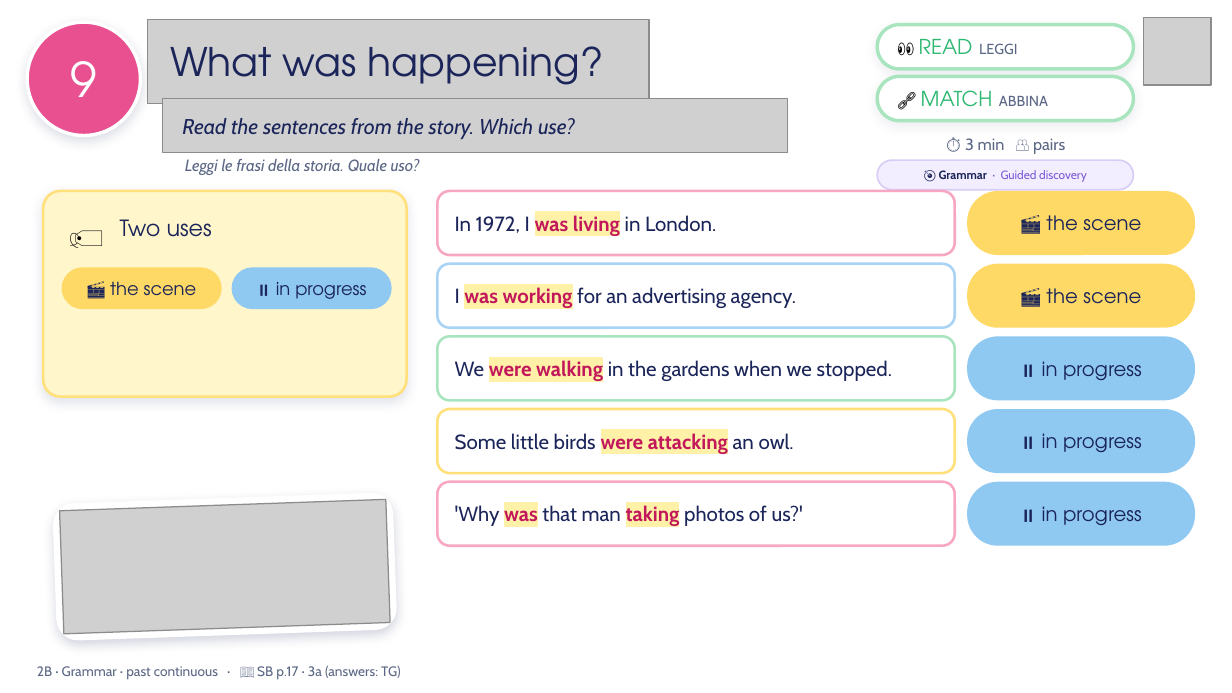
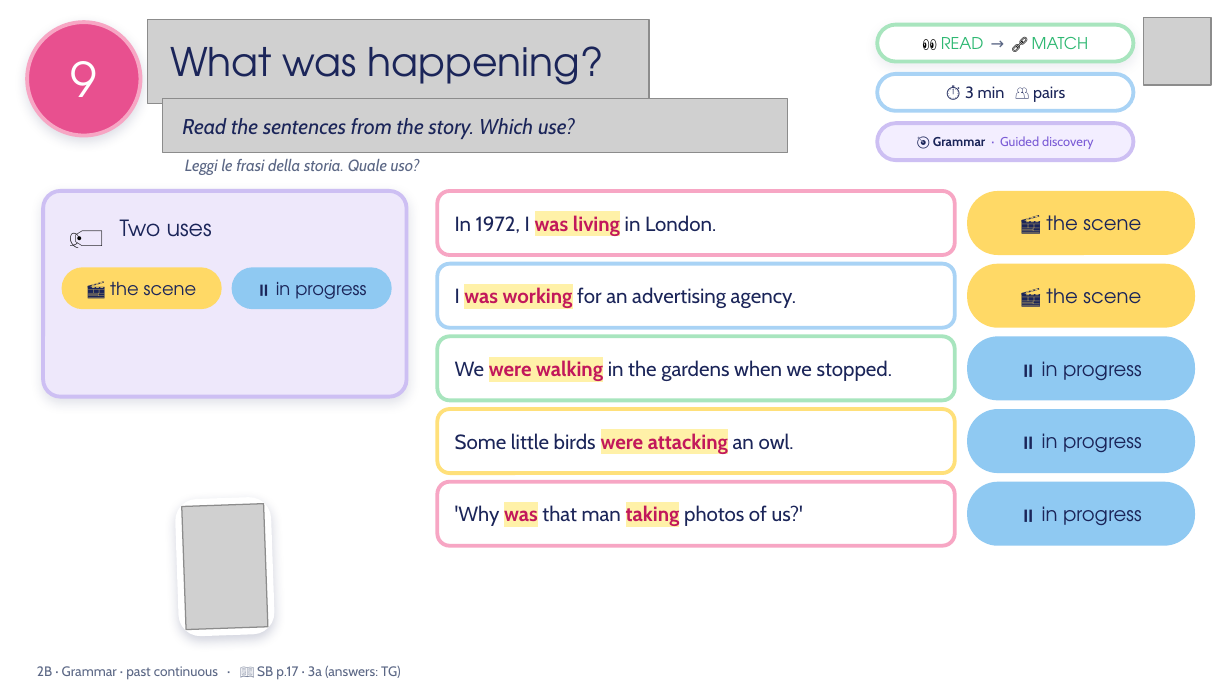
Before and after one commit to londonlanguageschool/Bagheria-, a slide deck: slide 9 of materials/A2/A2_2B_Thats_me_in_the_picture_v3.pptx. Drawn at 1232x693 pixels with LibreOffice and Linux fonts; fonts in the diff are those of the drawing; grey boxes stand for pictures; background and template pictures are left out. Boxes give left, top, right and bottom in pixels: in the first picture for what was removed or moved away, otherwise in the second. Text is boxed around its words. In the diff, an @@ line names an element or a change of style, - is before the commit and + after.

```diff
--- a/materials/A2/A2_2B_Thats_me_in_the_picture_v3.pptx
+++ b/materials/A2/A2_2B_Thats_me_in_the_picture_v3.pptx
@@ ellipse "9" at bbox=[27, 22, 140, 136]: outline #FFFFFF 2 pt to #F7A6C4 2.25 pt @@
@@ rounded rectangle "👀 READ → 🔗 MATCH": place and size @@
-rounded rectangle "👀 READ → 🔗 MATCH" at bbox=[877, 25, 1133, 69]
+rounded rectangle "👀 READ → 🔗 MATCH" at bbox=[877, 25, 1133, 62]
@@ rounded rectangle "👀 READ → 🔗 MATCH" at bbox=[877, 25, 1133, 62]: outline #A8E5BE 2 pt to #A8E5BE 2.25 pt @@
@@ text in rounded rectangle at bbox=[941, 37, 1089, 49]: text changed; size 8.5 to 9.5 pt; font Cabin to TeX Gyre Adventor; text colour #5B6785 to #2EB872 @@
-👀 READ LEGGI
+👀 READ → 🔗 MATCH
@@ rounded rectangle "⏱ 3 min 👥 pairs": place and size @@
-rounded rectangle "⏱ 3 min 👥 pairs" at bbox=[965, 138, 1065, 154]
+rounded rectangle "⏱ 3 min 👥 pairs" at bbox=[877, 74, 1133, 111]
@@ rounded rectangle "⏱ 3 min 👥 pairs" at bbox=[877, 74, 1133, 111]: text colour #5B6785 to #1B2559; fill none to #FFFFFF; outline none to #A9D3F5 2.25 pt @@
@@ rounded rectangle removed at bbox=[877, 76, 1133, 121] @@
-🔗 MATCH ABBINA
@@ rounded rectangle "🎯 Grammar · Guided discovery": place and size @@
-rounded rectangle "🎯 Grammar · Guided discovery" at bbox=[877, 160, 1133, 190]
+rounded rectangle "🎯 Grammar · Guided discovery" at bbox=[877, 123, 1133, 160]
@@ rounded rectangle "🎯 Grammar · Guided discovery" at bbox=[877, 123, 1133, 160]: size 7 to 7.5 pt; outline #D9CCF5 1 pt to #CDBFF3 2.25 pt; proportions changed @@
@@ rounded rectangle at bbox=[43, 191, 407, 397]: fill #FFF6CC to #EEE8FB; outline #FFE07A 1.5 pt to #CDBFF3 2.25 pt @@
@@ rounded rectangle "In 1972, I was living ..." at bbox=[437, 191, 955, 255]: outline #F7A6C4 1.5 pt to #F7A6C4 2.25 pt @@
@@ picture removed at bbox=[60, 499, 390, 634] @@
@@ rounded rectangle: place and size @@
-rounded rectangle at bbox=[53, 493, 397, 640]
+rounded rectangle at bbox=[175, 497, 273, 636]
@@ rounded rectangle at bbox=[175, 497, 273, 636]: proportions changed @@
@@ picture added at bbox=[181, 504, 267, 630] @@
```
Also in this commit, not shown: 17 other slides changed, 3 slides added, 1 slide removed, 24 other files.
